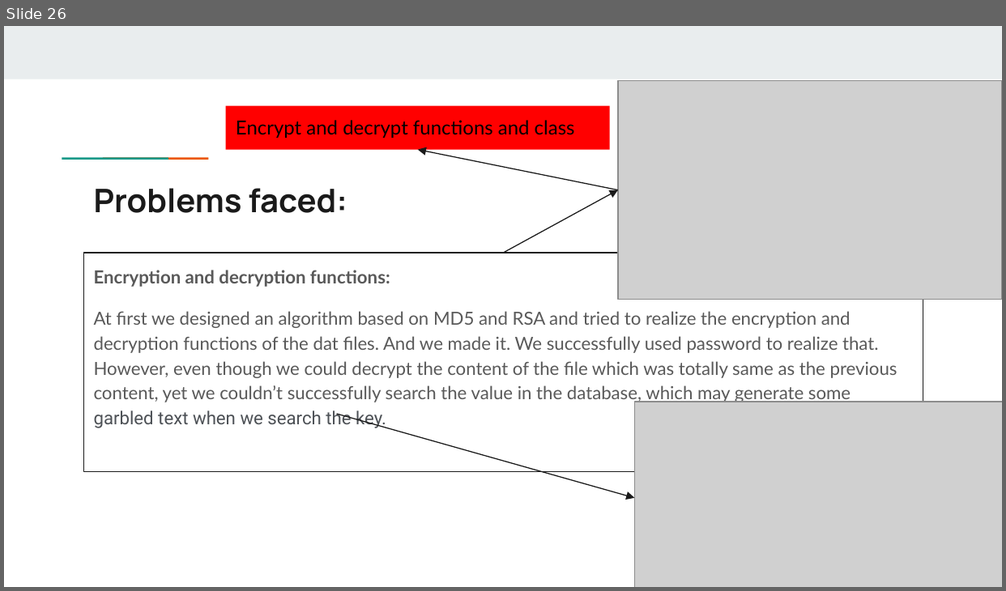
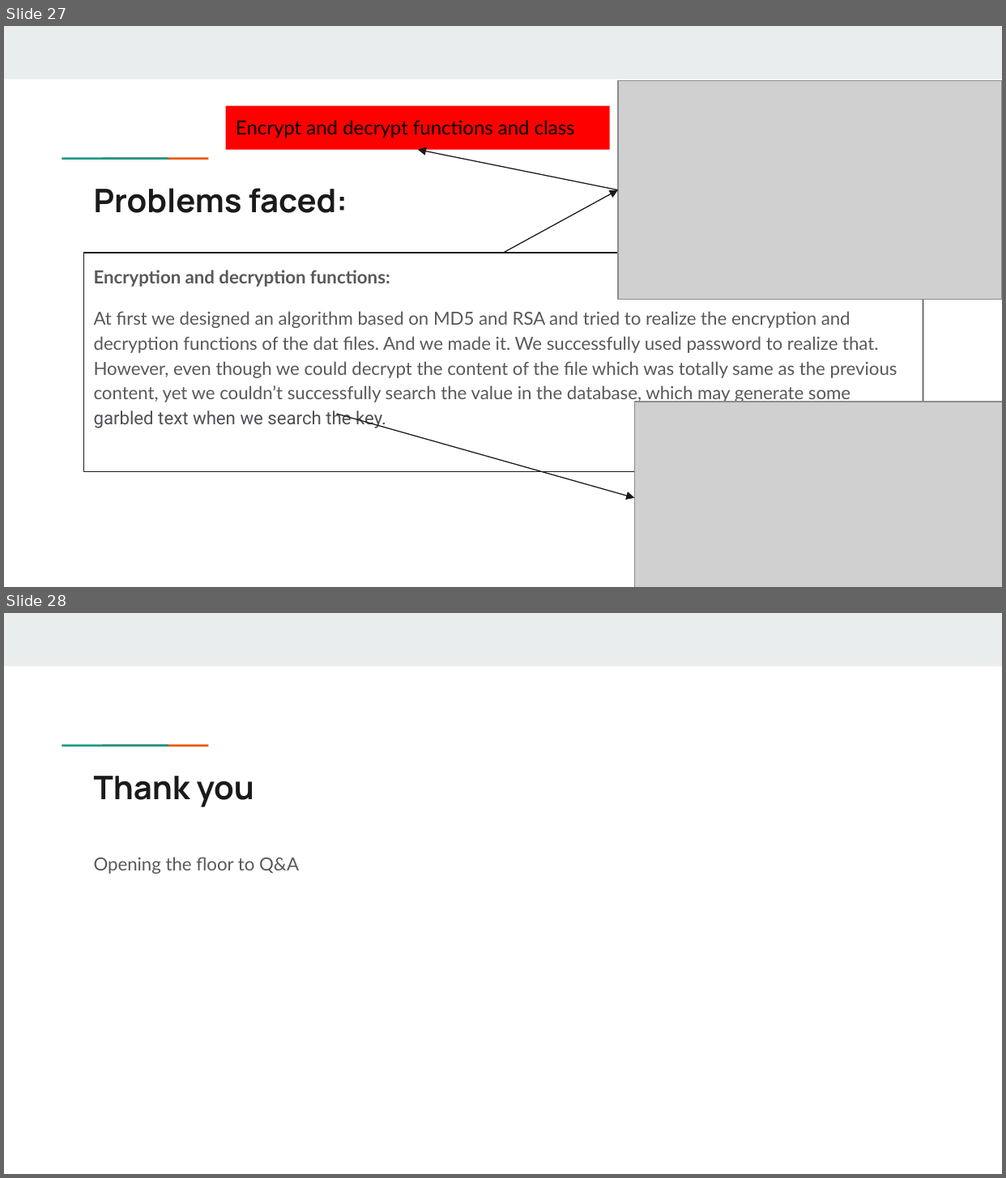
Before and after one commit to zhouchengrui/redisproj, a slide deck: MicroDB_Presentation.pptx. Shown one above the other, each under a label of ours: slide 26 before the commit, slides 27 and 28 after it. The pictures are 1006x591 and 1006x1178 pixels, drawn with LibreOffice and Linux fonts; fonts in the diff are those of the drawing; grey boxes stand for pictures. Boxes give left, top, right and bottom in pixels: in the first picture for what was removed or moved away, otherwise in the second. Text is boxed around its words. In the diff, an @@ line names an element or a change of style, - is before the commit and + after.

```diff
--- a/MicroDB_Presentation.pptx
+++ b/MicroDB_Presentation.pptx
@@ slide 28 added at box(4, 613, 1002, 1174), background #FFFFFF; not listed: 3 template elements that a slide beside it also shows @@
@@ title added at box(94, 776, 254, 807), 23.4 pt, text #1A1A1A, bold @@
+Thank you
@@ text added at box(94, 857, 299, 874), 13 pt, text #595959 @@
+Opening the floor to Q&A
@@ what was slide 26 is now slide 27 @@
```
Also in this commit, not shown: 2 slides changed, 1 other slide added, 2 other files.
